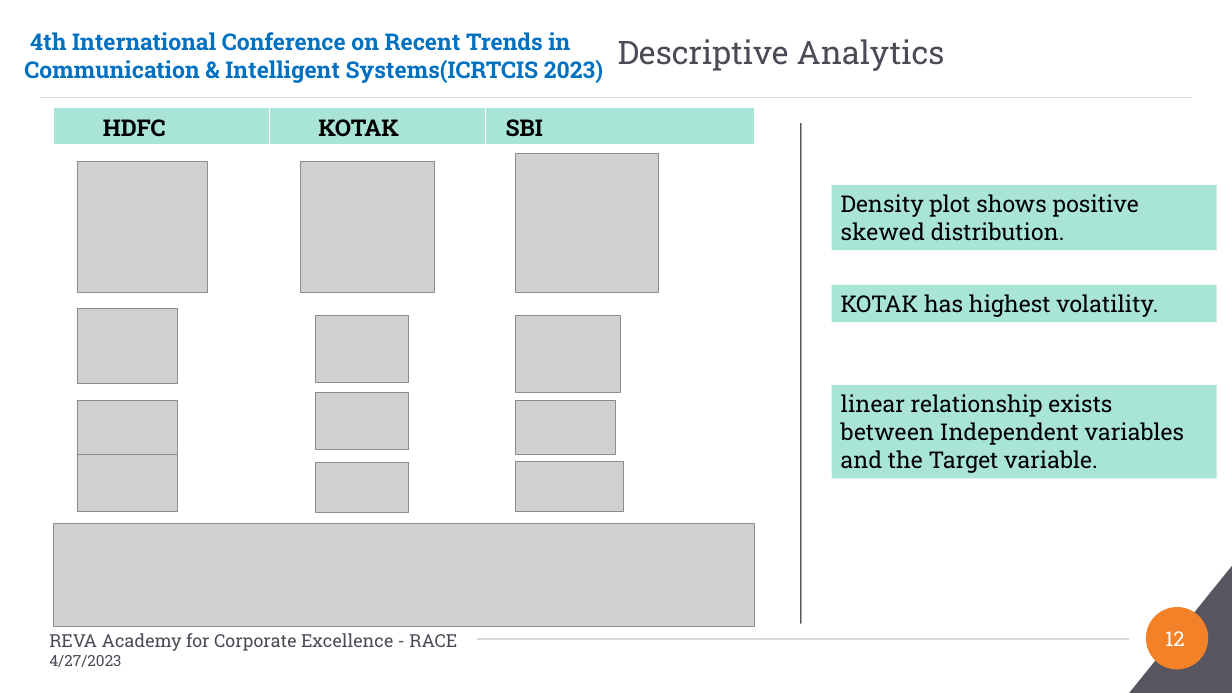
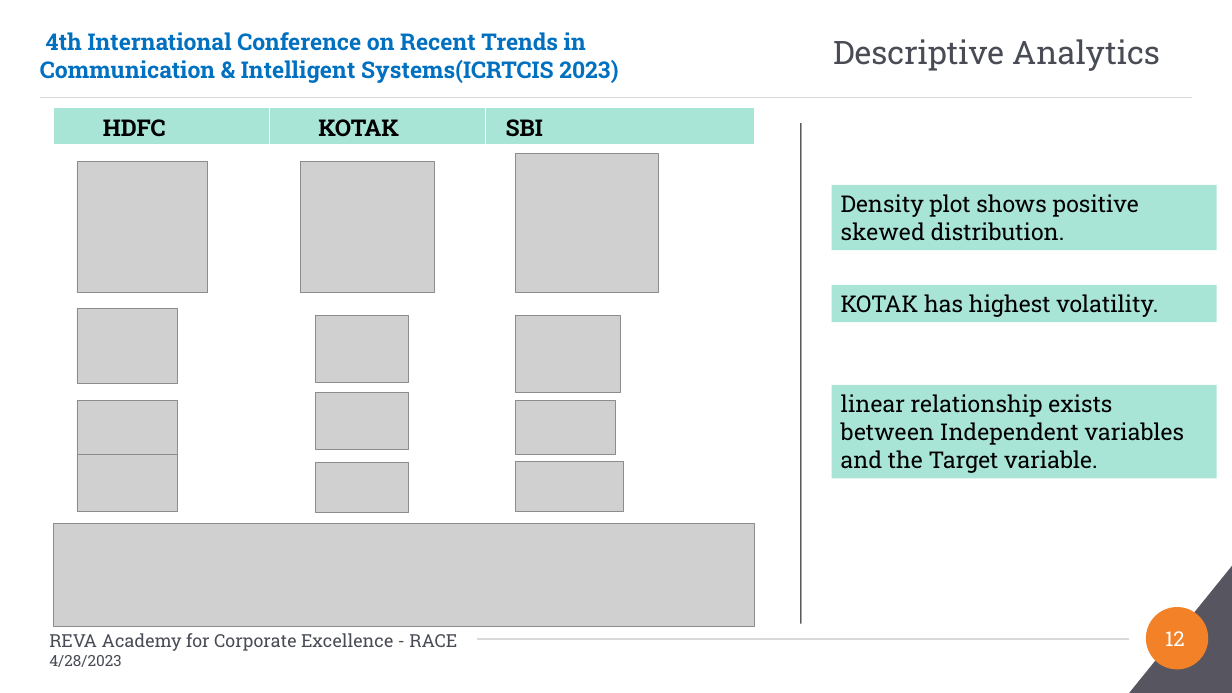
Before and after one commit to Embedded-org/ACCOMPLISHMENTS, a slide deck: slide 12 of RACE_CAPSTONE_PROJECT2/Conference_Paper2/PaperID-180_Direction Detection of Select Stocks with Machine Learning.pptx. Drawn at 1232x693 pixels with LibreOffice and Linux fonts; fonts in the diff are those of the drawing; grey boxes stand for pictures; background and template pictures are left out. Boxes give left, top, right and bottom in pixels: in the first picture for what was removed or moved away, otherwise in the second. Text is boxed around its words. In the diff, an @@ line names an element or a change of style, - is before the commit and + after.

```diff
--- a/RACE_CAPSTONE_PROJECT2/Conference_Paper2/PaperID-180_Direction Detection of Select Stocks with Machine Learning.pptx
+++ b/RACE_CAPSTONE_PROJECT2/Conference_Paper2/PaperID-180_Direction Detection of Select Stocks with Machine Learning.pptx
@@ text "4th International Conference on Recent ...": place and size @@
-text "4th International Conference on Recent ..." at (24, 32, 603, 83)
+text "4th International Conference on Recent ..." at (40, 32, 618, 83)
@@ title "Descriptive Analytics": place and size @@
-title "Descriptive Analytics" at (618, 39, 945, 71)
+title "Descriptive Analytics" at (833, 39, 1160, 71)
@@ text at (49, 655, 121, 667): text changed @@
-4/27/2023
+4/28/2023
```
Also in this commit, not shown: 22 other slides changed.
